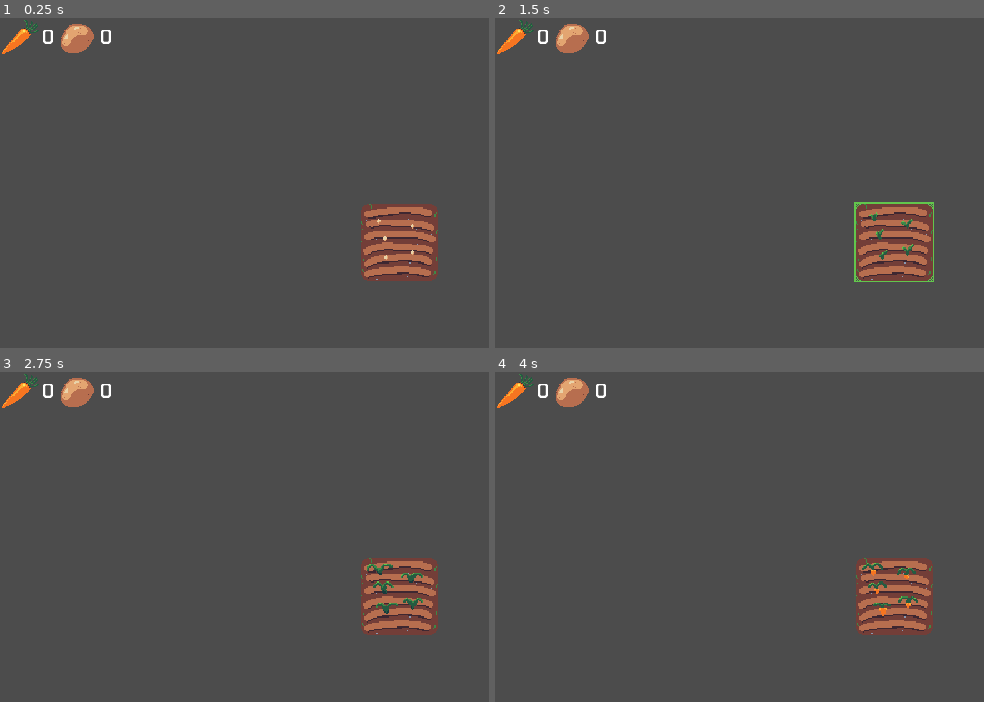
Above: before the commit, frames 1-4 (two rows, left to right).
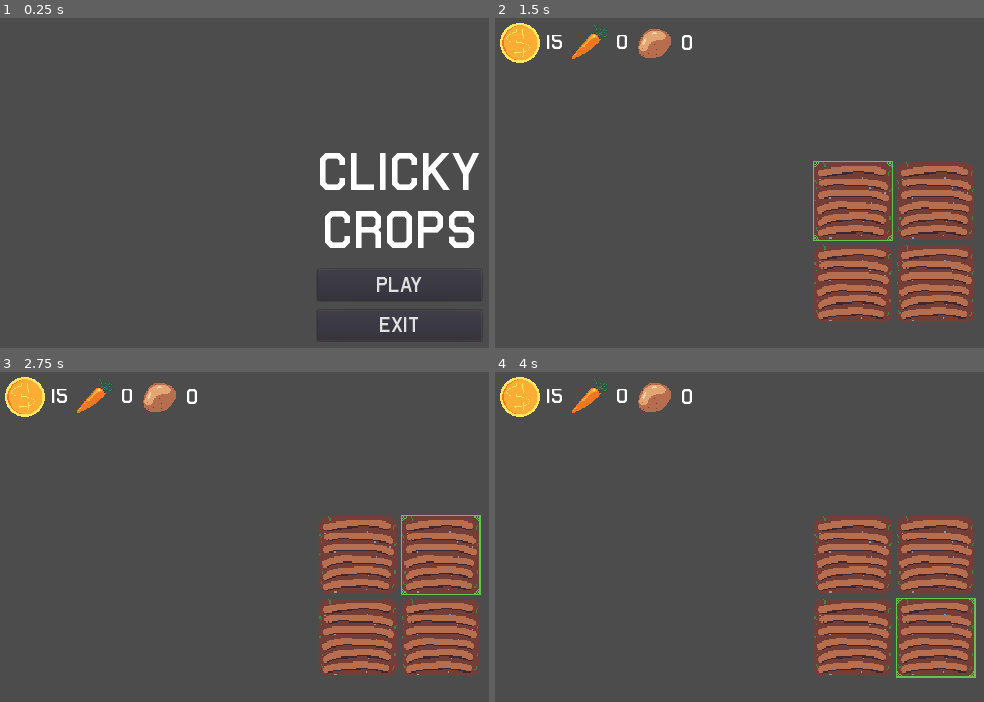
Above: after the commit, the same moments.

Repository: Dr-Diabolical/ClickyCrops
Game: Godot game, scene res://Scenes/MainMenu.tscn
The game is run twice, just before and just after one commit, with the same random seed, the same clock (stepped at 60 frames per second) and the same inputs. Before the commit the project starts from res://Scenes/Game.tscn.
Inputs (mouse positions are in pixels of both pictures, inside the frame that each line leads up to; where the layout moved, square brackets give the same spot in the first picture):
- Up to frame 1 (0.25 s): no input
- Up to frame 2 (1.5 s): click (895, 285) at 0.5 s, where only the run after the commit has a clickable "PLAY"; click (851, 199) [895, 242] at 1.25 s
- Up to frame 3 (2.75 s): click (440, 553) at 2.02 s
- Up to frame 4 (4 s): click (851, 636) at 2.77 s; click (935, 636) at 3.52 s

The runs differ from the first frame. In frame 1, 7.2% of the frame differs, in the area x 0-99%, y 0-98%; in frame 2, 17%; in frame 3, 17%; in frame 4, 17%, in the area x 0-99%, y 0-93%.

Commit message:
Added a main menu, alongside preparing for the shop system
Upon launch, the player is greeted with a simple main menu now, with the choices of playing the game or closing the game. Multiple assets have been added and some groundwork has begun on adding the shop system to the game.

Diff:
--- a/Resources/CropSprites.tres
+++ b/Resources/CropSprites.tres
@@ -13,6 +13,11 @@
 
 [resource]
 animations = [ {
+"frames": [  ],
+"loop": true,
+"name": "default",
+"speed": 5.0
+}, {
 "frames": [ ExtResource( 10 ), ExtResource( 7 ), ExtResource( 5 ), ExtResource( 4 ) ],
 "loop": true,
 "name": "Carrots",
--- /dev/null
+++ b/Resources/ShopButtons.tres
@@ -0,0 +1,3 @@
+[gd_resource type="ButtonGroup" format=2]
+
+[resource]
--- a/Scenes/Farm.gd
+++ b/Scenes/Farm.gd
@@ -1,20 +1,27 @@
 extends Node
 
-export var plot_amount = 1
+var plot_amount = 3
 var plots = []
+
 onready var plot = load("res://Scenes/Plot.tscn")
-
 onready var plot_node = $Center/Plots
-
-onready var crops = [
-	"res://Scenes/Crops/Carrots.tscn"
-]
 
 func _ready():
 	create_plots()
+	add_plots(1)
 
 func create_plots():
+	update_columns()
 	for n in plot_amount:
 		plots.append(plot.instance())
 		plot_node.add_child(plots[n])
-	plots[0].fill_plot("Carrots", 5, 3, 1)
+
+func add_plots(amount):
+	update_columns()
+	for n in amount:
+		plots.append(plot.instance())
+		plot_node.add_child(plots[n + plot_amount])
+
+func update_columns():
+	if (plots.size() % 2 == 0):
+		plot_node.columns += 1
--- a/Scenes/Game.tscn
+++ b/Scenes/Game.tscn
@@ -6,6 +6,7 @@
 [ext_resource path="res://Assets/Fonts/Airborne.ttf" type="DynamicFontData" id=4]
 [ext_resource path="res://Scenes/Game.gd" type="Script" id=5]
 [ext_resource path="res://Scenes/Farm.gd" type="Script" id=6]
+[ext_resource path="res://Assets/Sprites/CoinIcon.png" type="Texture" id=7]
 
 [sub_resource type="DynamicFont" id=1]
 size = 32
@@ -44,22 +45,56 @@
 
 [node name="GUI" type="CanvasLayer" parent="Resources"]
 
-[node name="CropDisplay" type="HBoxContainer" parent="Resources/GUI"]
-margin_right = 40.0
-margin_bottom = 40.0
+[node name="IconDisplay" type="HBoxContainer" parent="Resources/GUI"]
+margin_left = 8.0
+margin_top = 8.0
+margin_right = 310.0
+margin_bottom = 72.0
+custom_constants/separation = 10
 __meta__ = {
 "_edit_use_anchors_": false
 }
 
-[node name="CarrotDisplay" type="HBoxContainer" parent="Resources/GUI/CropDisplay"]
-margin_right = 88.0
+[node name="CoinDisplay" type="HBoxContainer" parent="Resources/GUI/IconDisplay"]
+margin_right = 94.0
 margin_bottom = 64.0
 mouse_filter = 2
+custom_constants/separation = 10
 __meta__ = {
 "_edit_use_anchors_": false
 }
 
-[node name="CarrotIcon" type="TextureRect" parent="Resources/GUI/CropDisplay/CarrotDisplay"]
+[node name="CoinIcon" type="TextureRect" parent="Resources/GUI/IconDisplay/CoinDisplay"]
+margin_right = 64.0
+margin_bottom = 64.0
+mouse_filter = 2
+texture = ExtResource( 7 )
+__meta__ = {
+"_edit_use_anchors_": false
+}
+
+[node name="CoinAmount" type="Label" parent="Resources/GUI/IconDisplay/CoinDisplay"]
+margin_left = 74.0
+margin_top = 14.0
+margin_right = 94.0
+margin_bottom = 50.0
+custom_fonts/font = SubResource( 1 )
+text = "0"
+__meta__ = {
+"_edit_use_anchors_": false
+}
+
+[node name="CarrotDisplay" type="HBoxContainer" parent="Resources/GUI/IconDisplay"]
+margin_left = 104.0
+margin_right = 198.0
+margin_bottom = 64.0
+mouse_filter = 2
+custom_constants/separation = 10
+__meta__ = {
+"_edit_use_anchors_": false
+}
+
+[node name="CarrotIcon" type="TextureRect" parent="Resources/GUI/IconDisplay/CarrotDisplay"]
 margin_right = 64.0
 margin_bottom = 64.0
 mouse_filter = 2
@@ -68,10 +103,10 @@
 "_edit_use_anchors_": false
 }
 
-[node name="CarrotAmount" type="Label" parent="Resources/GUI/CropDisplay/CarrotDisplay"]
-margin_left = 68.0
+[node name="CarrotAmount" type="Label" parent="Resources/GUI/IconDisplay/CarrotDisplay"]
+margin_left = 74.0
 margin_top = 14.0
-margin_right = 88.0
+margin_right = 94.0
 margin_bottom = 50.0
 custom_fonts/font = SubResource( 1 )
 text = "0"
@@ -79,16 +114,17 @@
 "_edit_use_anchors_": false
 }
 
-[node name="PotatoDisplay" type="HBoxContainer" parent="Resources/GUI/CropDisplay"]
-margin_left = 92.0
-margin_right = 180.0
+[node name="PotatoDisplay" type="HBoxContainer" parent="Resources/GUI/IconDisplay"]
+margin_left = 208.0
+margin_right = 302.0
 margin_bottom = 64.0
 mouse_filter = 2
+custom_constants/separation = 10
 __meta__ = {
 "_edit_use_anchors_": false
 }
 
-[node name="PotatoIcon" type="TextureRect" parent="Resources/GUI/CropDisplay/PotatoDisplay"]
+[node name="PotatoIcon" type="TextureRect" parent="Resources/GUI/IconDisplay/PotatoDisplay"]
 margin_right = 64.0
 margin_bottom = 64.0
 mouse_filter = 2
@@ -97,10 +133,10 @@
 "_edit_use_anchors_": false
 }
 
-[node name="PotatoAmount" type="Label" parent="Resources/GUI/CropDisplay/PotatoDisplay"]
-margin_left = 68.0
+[node name="PotatoAmount" type="Label" parent="Resources/GUI/IconDisplay/PotatoDisplay"]
+margin_left = 74.0
 margin_top = 14.0
-margin_right = 88.0
+margin_right = 94.0
 margin_bottom = 50.0
 custom_fonts/font = SubResource( 1 )
 text = "0"
--- /dev/null
+++ b/Scenes/MainMenu.gd
@@ -0,0 +1,7 @@
+extends Control
+
+func _on_ButtonPlay_pressed():
+	get_tree().change_scene("res://Scenes/Game.tscn")
+
+func _on_ButtonExit_pressed():
+	get_tree().quit()
--- /dev/null
+++ b/Scenes/MainMenu.tscn
@@ -0,0 +1,70 @@
+[gd_scene load_steps=5 format=2]
+
+[ext_resource path="res://Scenes/MainMenu.gd" type="Script" id=1]
+[ext_resource path="res://Assets/Fonts/Airborne.ttf" type="DynamicFontData" id=2]
+
+[sub_resource type="DynamicFont" id=1]
+size = 80
+font_data = ExtResource( 2 )
+
+[sub_resource type="DynamicFont" id=2]
+size = 32
+font_data = ExtResource( 2 )
+
+[node name="MainMenu" type="Control"]
+anchor_right = 1.0
+anchor_bottom = 1.0
+script = ExtResource( 1 )
+__meta__ = {
+"_edit_lock_": true,
+"_edit_use_anchors_": false
+}
+
+[node name="Center" type="CenterContainer" parent="."]
+anchor_right = 1.0
+anchor_bottom = 1.0
+__meta__ = {
+"_edit_lock_": true,
+"_edit_use_anchors_": false
+}
+
+[node name="VBox" type="VBoxContainer" parent="Center"]
+margin_left = 507.0
+margin_top = 203.0
+margin_right = 772.0
+margin_bottom = 516.0
+custom_constants/separation = 15
+
+[node name="Label" type="Label" parent="Center/VBox"]
+margin_right = 265.0
+margin_bottom = 183.0
+custom_fonts/font = SubResource( 1 )
+text = "Clicky
+Crops"
+align = 1
+valign = 1
+
+[node name="ButtonPlay" type="Button" parent="Center/VBox"]
+margin_top = 198.0
+margin_right = 265.0
+margin_bottom = 248.0
+rect_min_size = Vector2( 150, 50 )
+custom_fonts/font = SubResource( 2 )
+text = "PLAY"
+__meta__ = {
+"_edit_use_anchors_": false
+}
+
+[node name="ButtonExit" type="Button" parent="Center/VBox"]
+margin_top = 263.0
+margin_right = 265.0
+margin_bottom = 313.0
+rect_min_size = Vector2( 150, 50 )
+custom_fonts/font = SubResource( 2 )
+text = "EXIT"
+__meta__ = {
+"_edit_use_anchors_": false
+}
+
+[connection signal="pressed" from="Center/VBox/ButtonPlay" to="." method="_on_ButtonPlay_pressed"]
+[connection signal="pressed" from="Center/VBox/ButtonExit" to="." method="_on_ButtonExit_pressed"]
--- a/Scenes/Plot.gd
+++ b/Scenes/Plot.gd
@@ -1,22 +1,22 @@
 extends TextureButton
 
-export var crop_name = ""
-export var crop_amount = 0
+# Comment code
+
+var crop_name = ""
+var crop_amount = 0
+var stage = 0
+var grown_stage = 0
+var seconds_between_stages = 0
+var is_grown = false
+var stage_timer
 
 onready var crop_sprites = $CropSprites
-
-var stage = 0
-var grown_stage = 0
-export var seconds_between_stages = 0
-var is_grown = false
-var stage_timer
 
 func fill_plot(new_crop_name, new_crop_amount, new_grown_stage, new_seconds_between_stages):
 	crop_name = new_crop_name
 	crop_amount = new_crop_amount
 	grown_stage = new_grown_stage
 	seconds_between_stages = new_seconds_between_stages
-	crop_sprites.frames = load("res://Resources/CropSprites.tres")
 	crop_sprites.animation = crop_name
 	crop_sprites.frame = 0
 	create_stage_timer()
@@ -28,6 +28,8 @@
 	grown_stage = 0
 	seconds_between_stages = 0
 	is_grown = false
+	crop_sprites.animation = "default"
+	crop_sprites.frame = 0
 	stage_timer.queue_free()
 
 func reset_plot():
--- a/Scenes/Plot.tscn
+++ b/Scenes/Plot.tscn
@@ -1,7 +1,8 @@
-[gd_scene load_steps=4 format=2]
+[gd_scene load_steps=5 format=2]
 
 [ext_resource path="res://Scenes/Plot.gd" type="Script" id=1]
 [ext_resource path="res://Assets/Sprites/Plot/Plot.png" type="Texture" id=2]
+[ext_resource path="res://Resources/CropSprites.tres" type="SpriteFrames" id=3]
 [ext_resource path="res://Assets/Sprites/Plot/PlotHover.png" type="Texture" id=7]
 
 [node name="Plot" type="TextureButton" groups=[
@@ -22,6 +23,7 @@
 }
 
 [node name="CropSprites" type="AnimatedSprite" parent="."]
+frames = ExtResource( 3 )
 centered = false
 
 [connection signal="pressed" from="." to="." method="_on_Plot_pressed"]
--- a/Scenes/Resources.gd
+++ b/Scenes/Resources.gd
@@ -1,19 +1,36 @@
 extends Node
 
 var resources = {
+	"Coins": 15,
 	"Carrots": 0,
 	"Potatoes": 0
 }
-onready var carrot_amount = $GUI/CropDisplay/CarrotDisplay/CarrotAmount
-onready var potato_amount = $GUI/CropDisplay/PotatoDisplay/PotatoAmount
 
-func add_to_resources(resource_name, resource_amount):
+onready var coin_amount = $GUI/IconDisplay/CoinDisplay/CoinAmount
+onready var carrot_amount = $GUI/IconDisplay/CarrotDisplay/CarrotAmount
+onready var potato_amount = $GUI/IconDisplay/PotatoDisplay/PotatoAmount
+
+func _ready():
+	update_resource_display()
+
+func add_to_resources(resource_name, add_resource_amount):
 	if (resources.has(resource_name)):
-		resources[resource_name] = resources.get(resource_name) + resource_amount
+		resources[resource_name] = resources.get(resource_name) + add_resource_amount
 		update_resource_display()
 	else:
 		print("ERROR: RESOURCE NOT FOUND")
 
+func remove_from_resources(resource_name, remove_resource_amount):
+	if (resources.has(resource_name)):
+		resources[resource_name] = resources.get(resource_name) - remove_resource_amount
+		update_resource_display()
+	else:
+		print("ERROR: RESOURCE NOT FOUND")
+
+func get_resource(resource_name):
+	return resources.get(resource_name)
+
 func update_resource_display():
+	coin_amount.text = str(resources.get("Coins"))
 	carrot_amount.text = str(resources.get("Carrots"))
 	potato_amount.text = str(resources.get("Potatoes"))
--- /dev/null
+++ b/Scenes/Shop.gd
@@ -0,0 +1,4 @@
+extends Control
+
+onready var button_carrot = $HBox/ButtonCarrot
+onready var button_potato = $HBox/ButtonPotato
--- /dev/null
+++ b/Scenes/Shop.tscn
@@ -0,0 +1,56 @@
+[gd_scene load_steps=9 format=2]
+
+[ext_resource path="res://Assets/Sprites/Carrot/CarrotIcon.png" type="Texture" id=1]
+[ext_resource path="res://Assets/Sprites/Carrot/CarrotIconHover.png" type="Texture" id=2]
+[ext_resource path="res://Assets/Sprites/Carrot/CarrotIconToggled.png" type="Texture" id=3]
+[ext_resource path="res://Assets/Sprites/Potato/PotatoIcon.png" type="Texture" id=4]
+[ext_resource path="res://Assets/Sprites/Potato/PotatoIconHover.png" type="Texture" id=5]
+[ext_resource path="res://Assets/Sprites/Potato/PotatoIconToggled.png" type="Texture" id=6]
+[ext_resource path="res://Scenes/Shop.gd" type="Script" id=7]
+[ext_resource path="res://Resources/ShopButtons.tres" type="ButtonGroup" id=8]
+
+[node name="Shop" type="Control"]
+anchor_right = 1.0
+anchor_bottom = 1.0
+script = ExtResource( 7 )
+__meta__ = {
+"_edit_lock_": true,
+"_edit_use_anchors_": false
+}
+
+[node name="HBox" type="HBoxContainer" parent="."]
+anchor_left = 0.5
+anchor_top = 1.0
+anchor_right = 0.5
+anchor_bottom = 1.0
+margin_left = -66.0
+margin_top = -64.0
+margin_right = 66.0
+__meta__ = {
+"_edit_use_anchors_": false
+}
+
+[node name="ButtonCarrot" type="TextureButton" parent="HBox"]
+margin_right = 64.0
+margin_bottom = 64.0
+toggle_mode = true
+group = ExtResource( 8 )
+texture_normal = ExtResource( 1 )
+texture_pressed = ExtResource( 3 )
+texture_hover = ExtResource( 2 )
+__meta__ = {
+"_edit_use_anchors_": false
+}
+
+[node name="ButtonPotato" type="TextureButton" parent="HBox"]
+margin_left = 68.0
+margin_right = 132.0
+margin_bottom = 64.0
+toggle_mode = true
+group = ExtResource( 8 )
+texture_normal = ExtResource( 4 )
+texture_pressed = ExtResource( 6 )
+texture_hover = ExtResource( 5 )
+__meta__ = {
+"_edit_use_anchors_": false
+}
--- a/project.godot
+++ b/project.godot
@@ -11,7 +11,7 @@
 [application]
 
 config/name="ClickyCrops"
-run/main_scene="res://Scenes/Game.tscn"
+run/main_scene="res://Scenes/MainMenu.tscn"
 config/icon="res://icon.png"
 
 [display]
Binary file added: Assets/Sprites/Carrot/CarrotIconHover.png
Not shown, added: Assets/Sprites/Carrot/CarrotIconHover.png.import
Binary file added: Assets/Sprites/Carrot/CarrotIconToggled.png
Not shown, added: Assets/Sprites/Carrot/CarrotIconToggled.png.import
Binary file added: Assets/Sprites/CoinIcon.png
Not shown, added: Assets/Sprites/CoinIcon.png.import
Binary file added: Assets/Sprites/Potato/PotatoIconHover.png
Not shown, added: Assets/Sprites/Potato/PotatoIconHover.png.import
Binary file added: Assets/Sprites/Potato/PotatoIconToggled.png
Not shown, added: Assets/Sprites/Potato/PotatoIconToggled.png.import
Not shown: 1 places in Scenes/Game.tscn that only renumber resources
